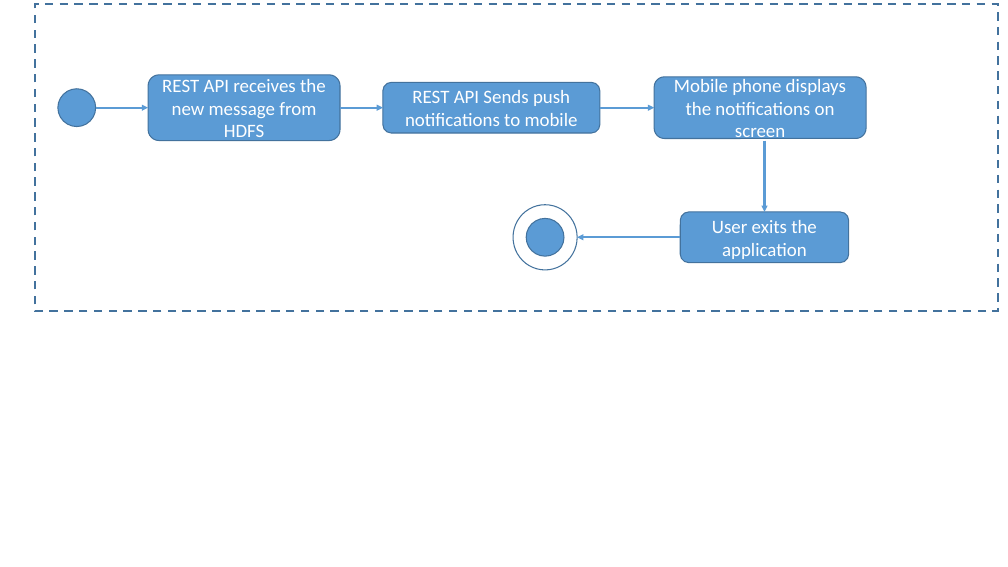
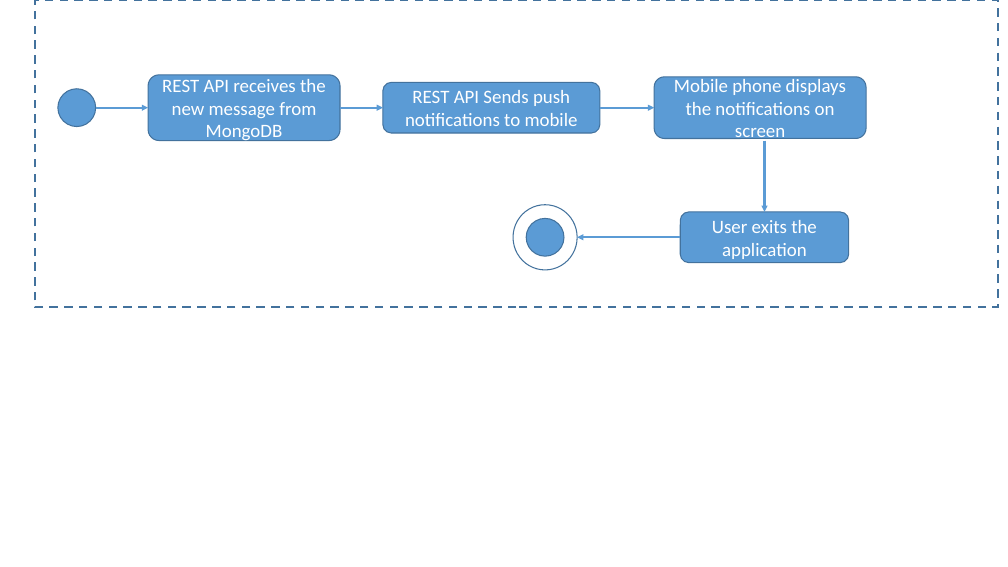
Before and after one commit to npdarsiniOrg/Intuitive-Detective-System, a slide deck: slide 4 of Documentation/Architecture.pptx. Drawn at 1008x567 pixels with LibreOffice and Linux fonts; fonts in the diff are those of the drawing. Boxes give left, top, right and bottom in pixels: in the first picture for what was removed or moved away, otherwise in the second. Text is boxed around its words. In the diff, an @@ line names an element or a change of style, - is before the commit and + after.

```diff
--- a/Documentation/Architecture.pptx
+++ b/Documentation/Architecture.pptx
@@ rectangle: place and size @@
-rectangle at box(35, 4, 998, 311)
+rectangle at box(35, 0, 998, 307)
@@ text in rounded rectangle at box(162, 79, 326, 143): text changed @@
-REST API receives the new message from HDFS
+REST API receives the new message from MongoDB
```
Also in this commit, not shown: 4 other slides changed, 2 other files.
